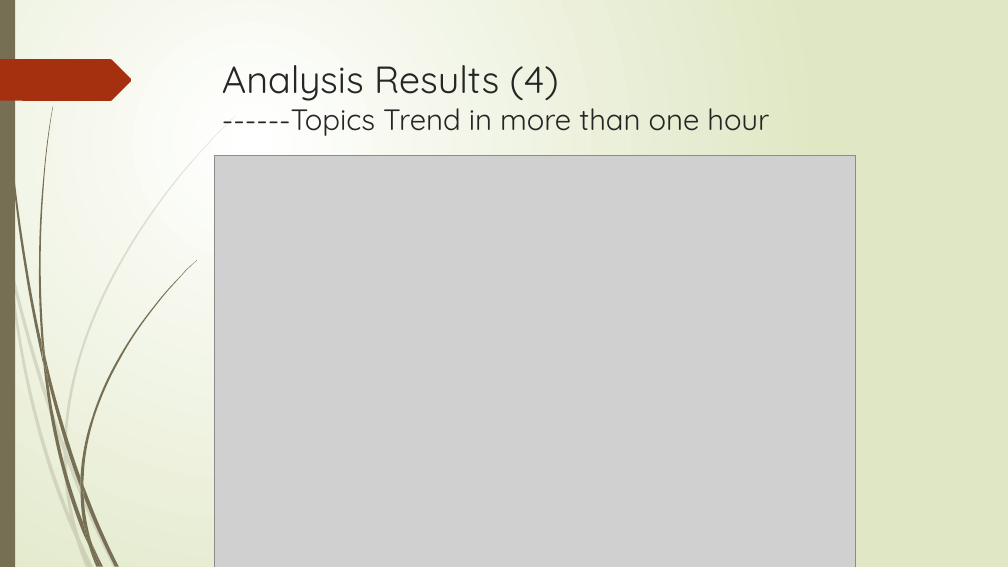
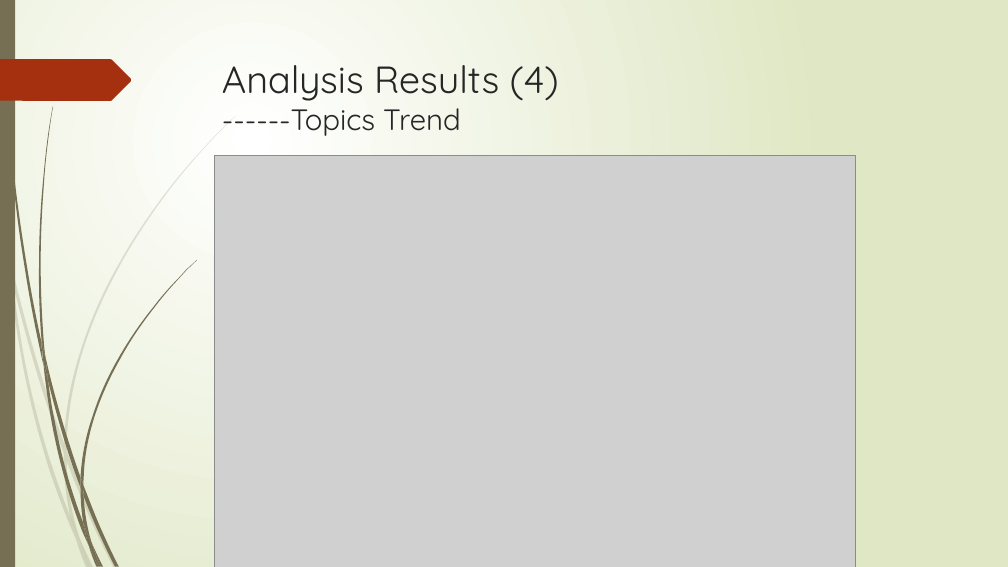
Before and after one commit to yangquan1982/cs523BDT, a slide deck: slide 8 of Docs/Tweets Analysis.pptx. Drawn at 1008x567 pixels with LibreOffice and Linux fonts; fonts in the diff are those of the drawing; grey boxes stand for pictures. Boxes give left, top, right and bottom in pixels: in the first picture for what was removed or moved away, otherwise in the second. Text is boxed around its words. In the diff, an @@ line names an element or a change of style, - is before the commit and + after.

```diff
--- a/Docs/Tweets Analysis.pptx
+++ b/Docs/Tweets Analysis.pptx
@@ title at (x1=222, y1=65, x2=559, y2=136): text changed; size 28 to 36 pt @@
-Analysis Results (4)
-------Topics Trend in more than one hour
+Analysis Results (4)
+------Topics Trend
```
Also in this commit, not shown: 3 other slides changed, 7 other files.
